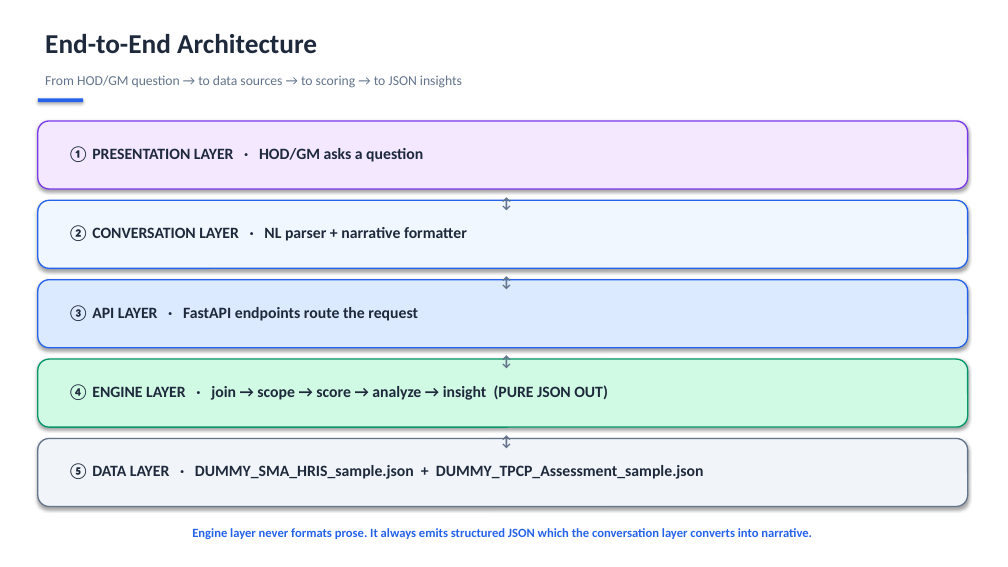
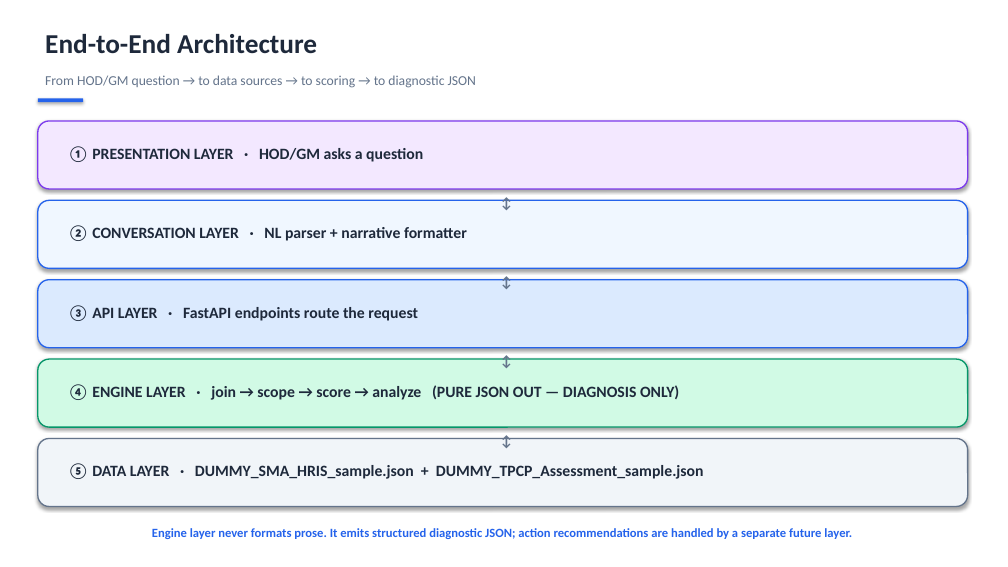
Before and after one commit to clementlowfuxing/recommender_system, a slide deck: slide 2 of cdwc_recommendation_system/presentation_ppt/CDWC_Architecture_Scoring_Flow.pptx. Drawn at 1008x567 pixels with LibreOffice and Linux fonts; fonts in the diff are those of the drawing. Boxes give left, top, right and bottom in pixels: in the first picture for what was removed or moved away, otherwise in the second. Text is boxed around its words. In the diff, an @@ line names an element or a change of style, - is before the commit and + after.

```diff
--- a/cdwc_recommendation_system/presentation_ppt/CDWC_Architecture_Scoring_Flow.pptx
+++ b/cdwc_recommendation_system/presentation_ppt/CDWC_Architecture_Scoring_Flow.pptx
@@ text at box(45, 75, 476, 88): text changed @@
-From HOD/GM question → to data sources → to scoring → to JSON insights
+From HOD/GM question → to data sources → to scoring → to diagnostic JSON
@@ text at box(68, 384, 679, 400): text changed @@
-④ ENGINE LAYER · join → scope → score → analyze → insight (PURE JSON OUT)
+④ ENGINE LAYER · join → scope → score → analyze (PURE JSON OUT — DIAGNOSIS ONLY)
@@ text at box(152, 528, 852, 539): text changed @@
-Engine layer never formats prose. It always emits structured JSON which the conversation layer converts into narrative.
+Engine layer never formats prose. It emits structured diagnostic JSON; action recommendations are handled by a separate future layer.
```
Also in this commit, not shown: 7 other slides changed, 4 slides added, 3 slides removed, 6 other files.
